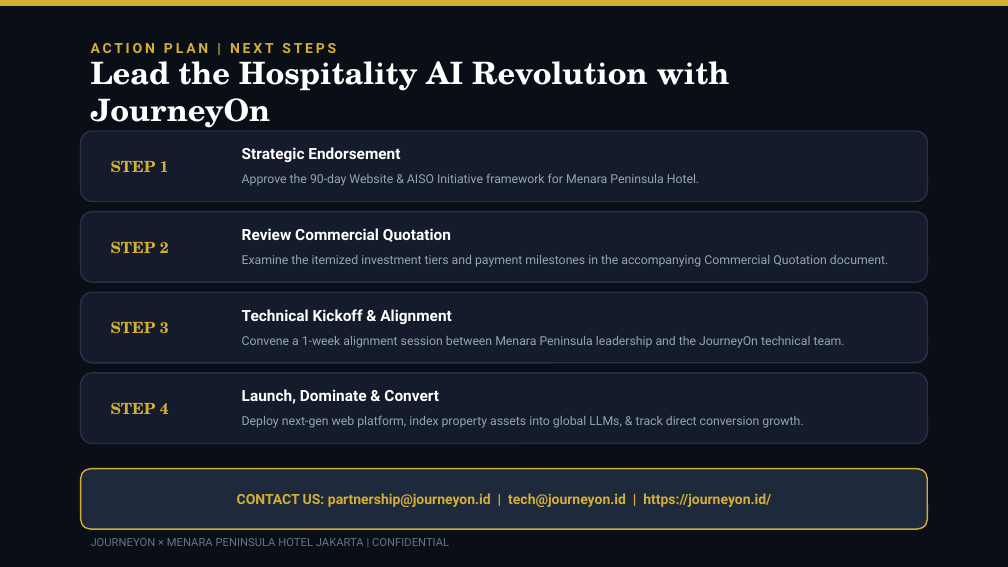
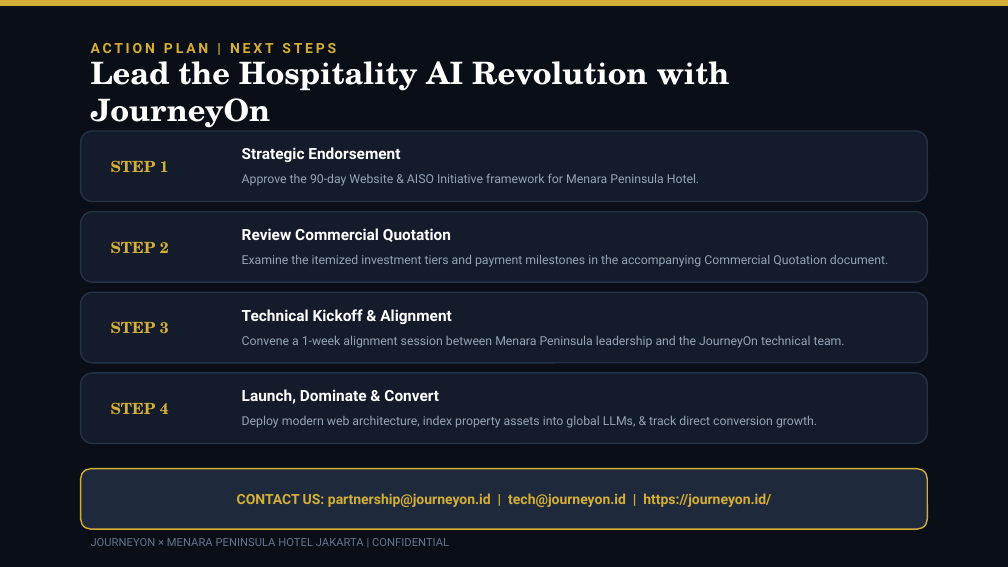
Before and after one commit to arbuuuud/menarapeninsula, a slide deck: slide 13 of PITCH_DECK_MENARA_PENINSULA_AISO.pptx. Drawn at 1008x567 pixels with LibreOffice and Linux fonts; fonts in the diff are those of the drawing. Boxes give left, top, right and bottom in pixels: in the first picture for what was removed or moved away, otherwise in the second. Text is boxed around its words. In the diff, an @@ line names an element or a change of style, - is before the commit and + after.

```diff
--- a/PITCH_DECK_MENARA_PENINSULA_AISO.pptx
+++ b/PITCH_DECK_MENARA_PENINSULA_AISO.pptx
@@ text at (242, 416, 817, 428): text changed @@
-Deploy next-gen web platform, index property assets into global LLMs, & track direct conversion growth.
+Deploy modern web architecture, index property assets into global LLMs, & track direct conversion growth.
```
Also in this commit, not shown: 7 other slides changed, 2 other files.
